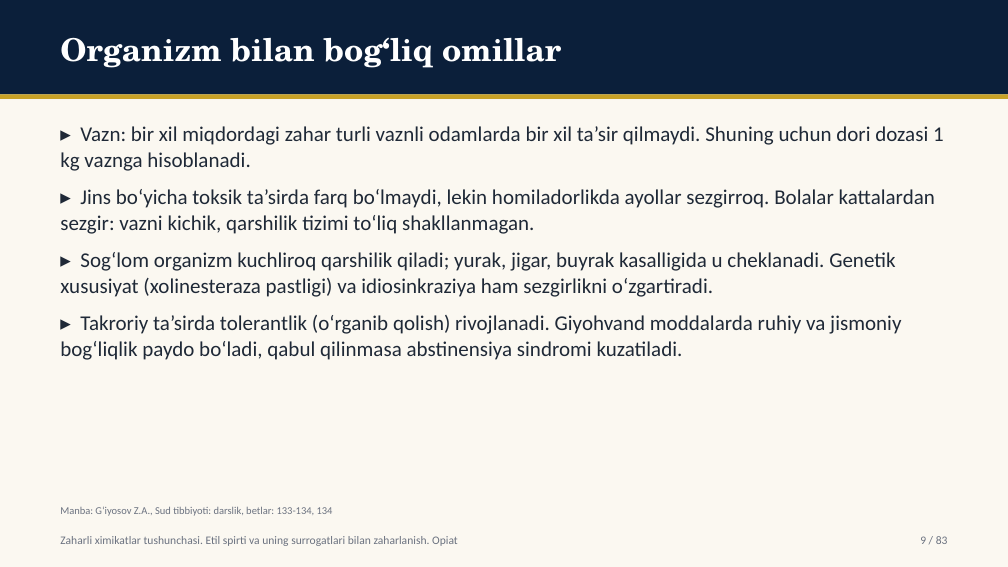
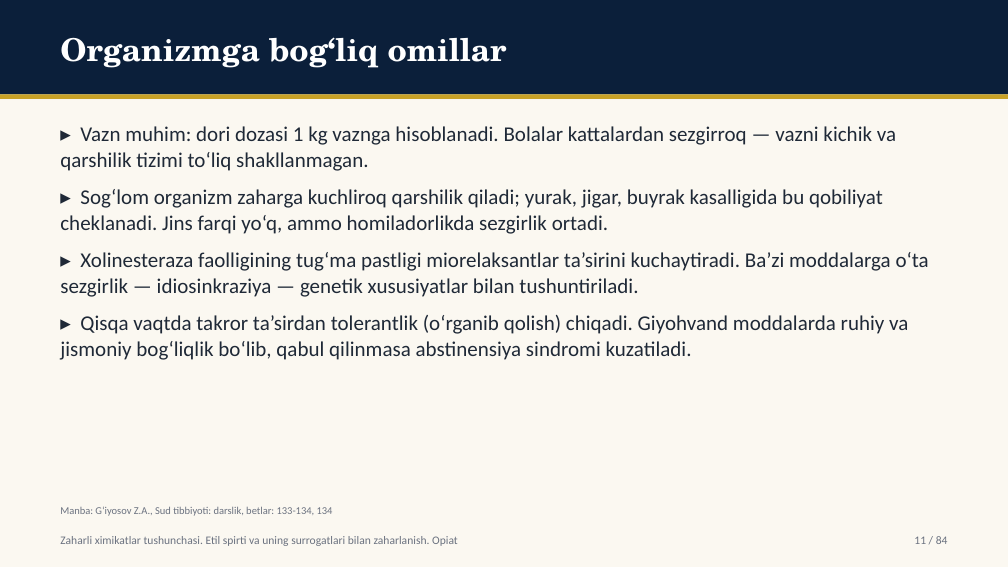
Before and after one commit to davlatsudekspert/forensic-expert, a slide deck: slide 11 of out/ktp26-u-29.pptx (slide 9 before the commit). Drawn at 1008x567 pixels with LibreOffice and Linux fonts; fonts in the diff are those of the drawing. Boxes give left, top, right and bottom in pixels: in the first picture for what was removed or moved away, otherwise in the second. Text is boxed around its words. In the diff, an @@ line names an element or a change of style, - is before the commit and + after.

```diff
--- a/out/ktp26-u-29.pptx
+++ b/out/ktp26-u-29.pptx
@@ text at box(60, 37, 507, 68): text changed @@
-Organizm bilan bog‘liq omillar
+Organizmga bog‘liq omillar
@@ text at box(60, 126, 929, 360): text changed @@
-▸ Vazn: bir xil miqdordagi zahar turli vaznli odamlarda bir xil ta’sir qilmaydi. Shuning uchun dori dozasi 1 kg vaznga hisoblanadi.
-▸ Jins bo‘yicha toksik ta’sirda farq bo‘lmaydi, lekin homiladorlikda ayollar sezgirroq. Bolalar kattalardan sezgir: vazni kichik, qarshilik tizimi to‘liq shakllanmagan.
-▸ Sog‘lom organizm kuchliroq qarshilik qiladi; yurak, jigar, buyrak kasalligida u cheklanadi. Genetik xususiyat (xolinesteraza pastligi) va idiosinkraziya ham sezgirlikni o‘zgartiradi.
-▸ Takroriy ta’sirda tolerantlik (o‘rganib qolish) rivojlanadi. Giyohvand moddalarda ruhiy va jismoniy bog‘liqlik paydo bo‘ladi, qabul qilinmasa abstinensiya sindromi kuzatiladi.
+▸ Vazn muhim: dori dozasi 1 kg vaznga hisoblanadi. Bolalar kattalardan sezgirroq — vazni kichik va qarshilik tizimi to‘liq shakllanmagan.
+▸ Sog‘lom organizm zaharga kuchliroq qarshilik qiladi; yurak, jigar, buyrak kasalligida bu qobiliyat cheklanadi. Jins farqi yo‘q, ammo homiladorlikda sezgirlik ortadi.
+▸ Xolinesteraza faolligining tug‘ma pastligi miorelaksantlar ta’sirini kuchaytiradi. Ba’zi moddalarga o‘ta sezgirlik — idiosinkraziya — genetik xususiyatlar bilan tushuntiriladi.
+▸ Qisqa vaqtda takror ta’sirdan tolerantlik (o‘rganib qolish) chiqadi. Giyohvand moddalarda ruhiy va jismoniy bog‘liqlik bo‘lib, qabul qilinmasa abstinensiya sindromi kuzatiladi.
@@ text at box(914, 536, 948, 544): text changed @@
-9 / 83
+11 / 84
```
Also in this commit, not shown: 58 other slides changed, 23 slides added, 22 slides removed, 32 other files.
